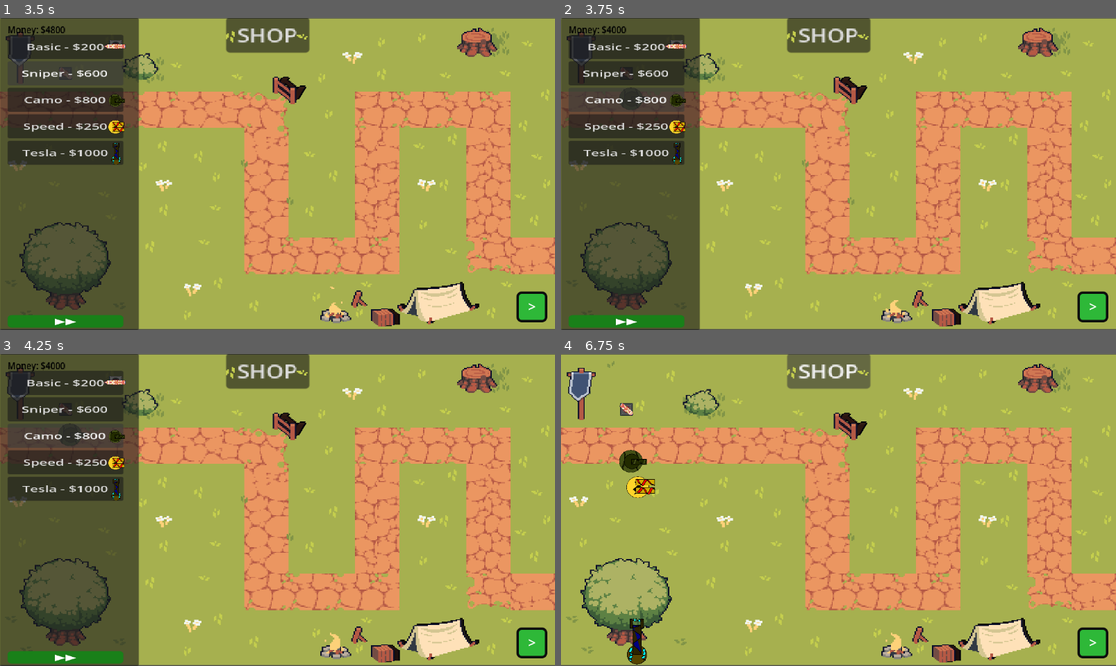
Above: before the commit, frames 1-4 (two rows, left to right).
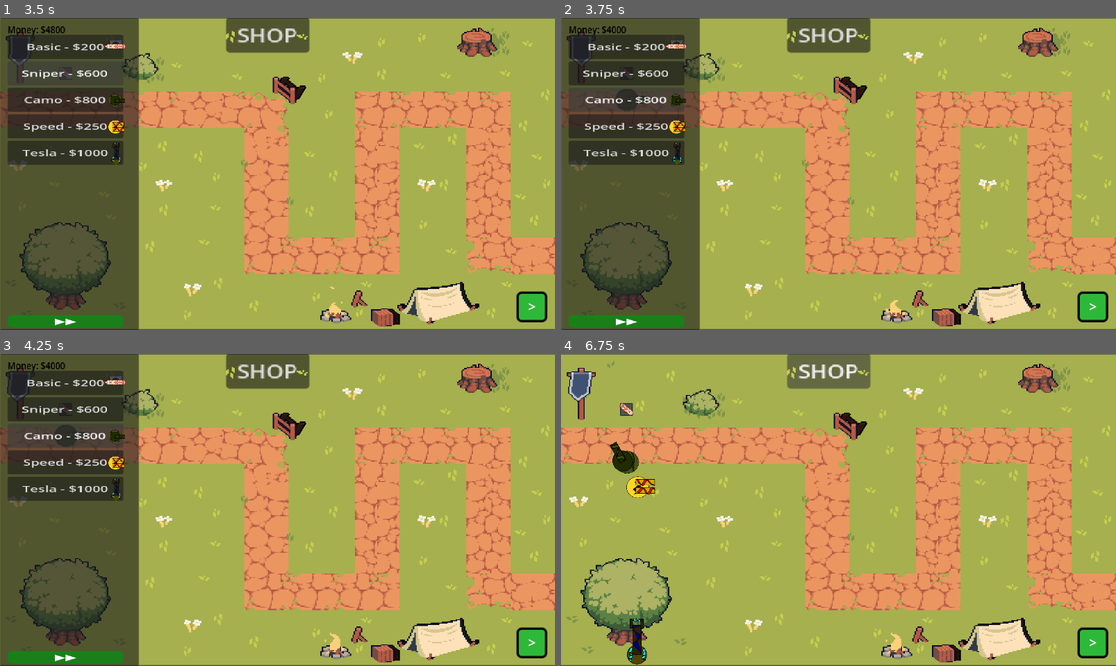
Above: after the commit, the same moments.

Repository: Matthewfrogman/Battle_towers
Game: Godot game, scene res://scenes/main_menu.tscn
The game is run twice, just before and just after one commit, with the same random seed, the same clock (stepped at 60 frames per second) and the same inputs.
Inputs:
- Up to frame 1 (3.5 s): click "PLAY" at 0.5 s; click "PLAY" at 1.25 s; click "Basic - $200" at 2 s; click "Sniper - $600" at 2.75 s
- Up to frame 2 (3.75 s): click "Camo - $800" at 3.5 s
- Up to frame 3 (4.25 s): no input
- Up to frame 4 (6.75 s): click "Speed - $250" at 4.25 s; click "Tesla - $1000" at 5 s; click "▶▶" at 5.75 s; click "SHOP" at 6.5 s

Frame 1 is identical in both runs. In frame 2, less than 0.1% of the frame differs, in the area x 9-16%, y 22-30%; in frame 3, less than 0.1%; in frame 4, 0.3%, in the area x 8-16%, y 28-39%.

Commit message:
Camo size changes + fixes

Diff:
--- a/Towers/camo_tower.tscn
+++ b/Towers/camo_tower.tscn
@@ -6,7 +6,7 @@
 [ext_resource type="Texture2D" uid="uid://bs885t7hk4eqn" path="res://Towers/Images/camo_head.png" id="4_gensx"]
 
 [sub_resource type="RectangleShape2D" id="RectangleShape2D_d3qwo"]
-size = Vector2(61, 63)
+size = Vector2(49, 47)
 
 [sub_resource type="CircleShape2D" id="CircleShape2D_p54iu"]
 radius = 29.427877
@@ -15,29 +15,23 @@
 script = ExtResource("2_p54iu")
 
 [node name="Footprint" parent="." index="0" unique_id=2093572891]
-position = Vector2(8.5, -2.5)
+position = Vector2(0.5, -0.5)
 shape = SubResource("RectangleShape2D_d3qwo")
 
 [node name="CollisionShape2D" parent="Range" parent_id_path=PackedInt32Array(2002503009) index="0" unique_id=1624539430]
-position = Vector2(11, -2)
 shape = SubResource("CircleShape2D_p54iu")
 
 [node name="camo_base" type="Sprite2D" parent="." index="3" unique_id=202278920]
+position = Vector2(-7.9999995, 1.9999999)
 scale = Vector2(0.2, 0.2)
 texture = ExtResource("3_kwly8")
 
-[node name="camo_cannon" type="Sprite2D" parent="." index="4" unique_id=725065622]
-z_index = 1
-position = Vector2(7.000001, -6)
-scale = Vector2(0.3, 0.3)
+[node name="Cannon" parent="." index="4" unique_id=1115548727]
+position = Vector2(-3.9999998, 0.99999994)
+scale = Vector2(0.4, 0.4)
 texture = ExtResource("4_gensx")
-offset = Vector2(1, 18)
 
-[node name="Marker2D2" type="Marker2D" parent="camo_cannon" index="0" unique_id=1608389440]
-position = Vector2(-17.333336, 109.333336)
-scale = Vector2(1.3333334, 1.3333334)
-
-[node name="Cannon" parent="." index="5" unique_id=1115548727]
-visible = false
+[node name="Marker2D" parent="Cannon" index="0" unique_id=1260253367]
+position = Vector2(117.49999, -2.4999995)
 
 [connection signal="body_entered" from="Range" to="." method="_body_entered"]
